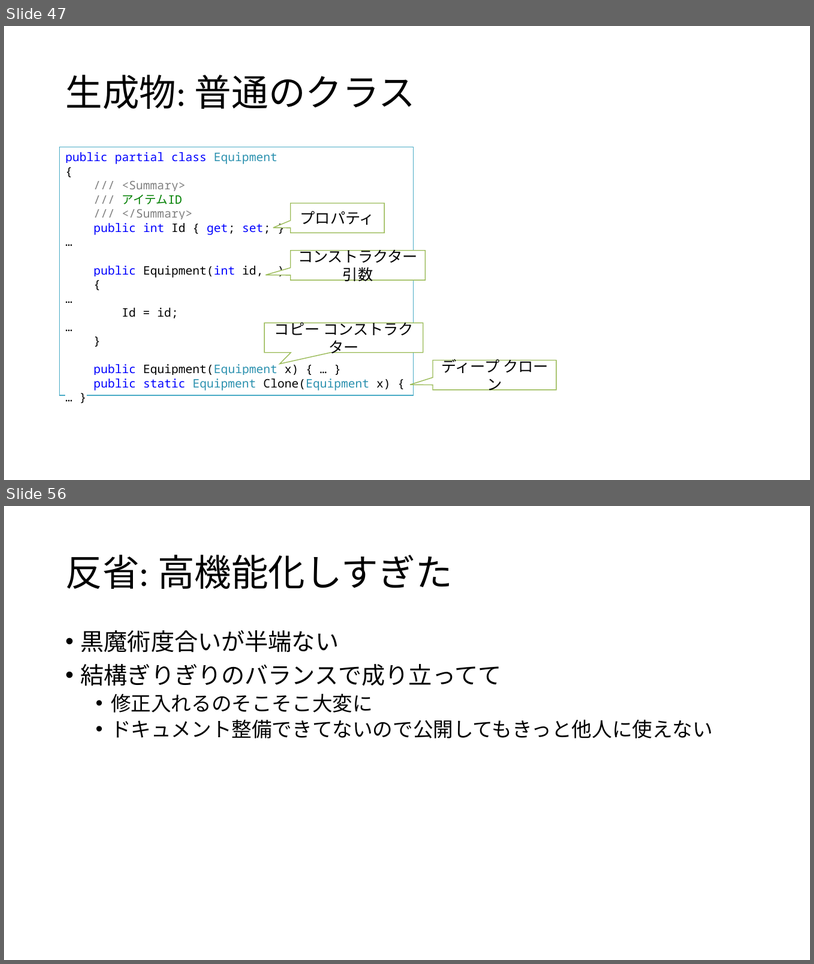
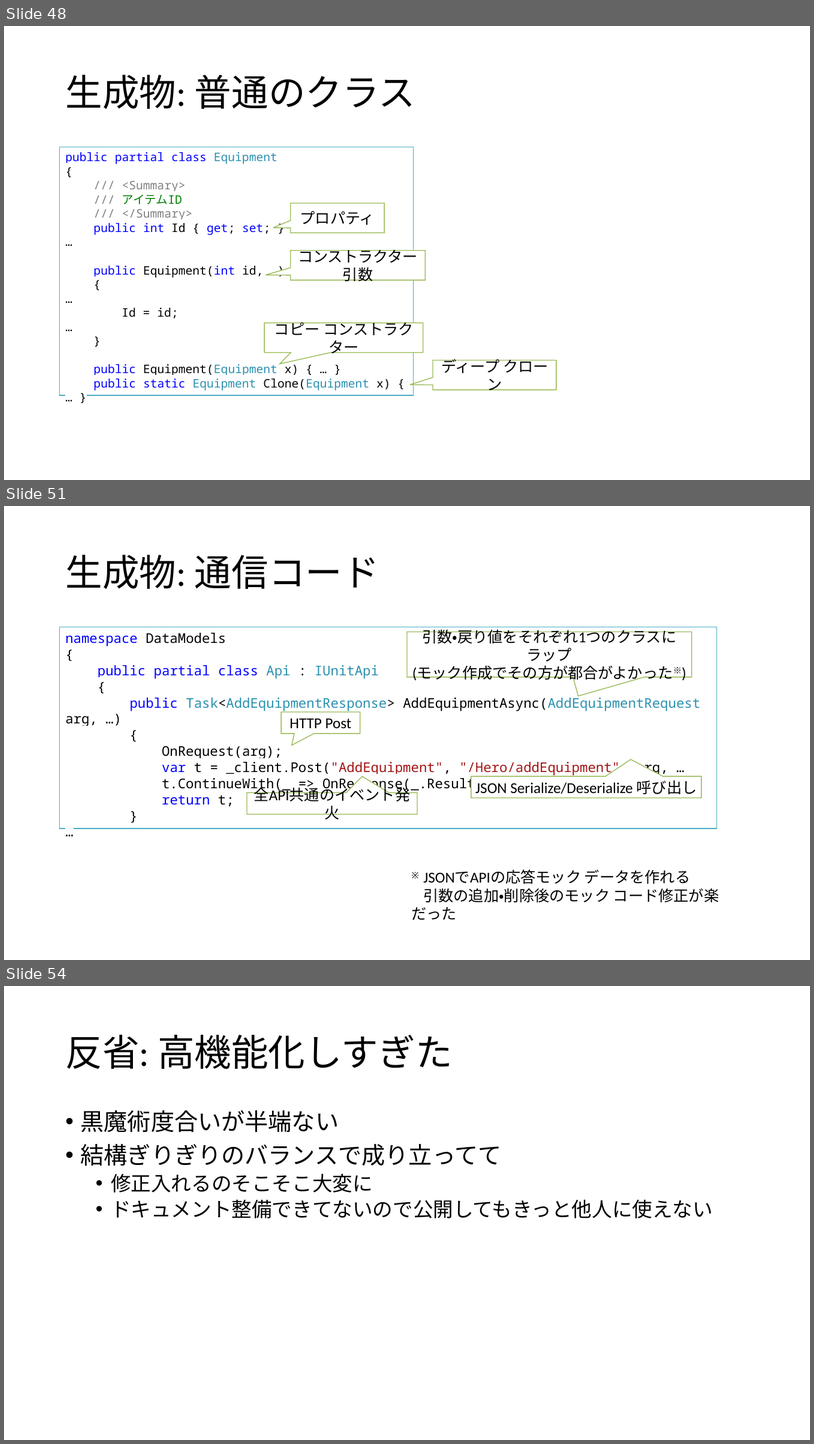
Before and after one commit to ppcuni/UnityCsharp20150321, a slide deck: doc/自社フレームワーク.pptx. Shown one above the other, each under a label of ours: slides 47 and 56 before the commit, slides 48, 51 and 54 after it; the slides between them are not shown. The pictures are 814x964 and 814x1444 pixels, drawn with LibreOffice and Linux fonts; fonts in the diff are those of the drawing. Boxes give left, top, right and bottom in pixels: in the first picture for what was removed or moved away, otherwise in the second. Text is boxed around its words. In the diff, an @@ line names an element or a change of style, - is before the commit and + after.

Commit message:
通信コード生成 の説明完成

```diff
--- a/doc/自社フレームワーク.pptx
+++ b/doc/自社フレームワーク.pptx
@@ slide 51 added at [4,506,810,960], background #FFFFFF @@
@@ title added at [65,555,380,589], 44 pt, text #000000 @@
+生成物: 通信コード
@@ rectangle added at [60,627,718,828], fill #FFFFFF, outline #4BACC6 1 pt, 16 pt, text #000000 @@
+namespace DataModels
+{
+public partial class Api : IUnitApi
+{
+public Task<AddEquipmentResponse> AddEquipmentAsync(AddEquipmentRequest arg, …)
+{
+OnRequest(arg);
+var t = _client.Post("AddEquipment", "/Hero/addEquipment", arg, …
+t.ContinueWith(_ => OnResponse(_.Result));
+return t;
+}
+…
@@ speech box added at [408,632,692,677], fill #FFFFFF, outline #9BBB59 1 pt, 18 pt, text #000000 @@
+引数・戻り値をそれぞれ1つのクラスにラップ
+(モック作成でその方が都合がよかった※)
@@ speech box added at [281,712,360,733], fill #FFFFFF, outline #9BBB59 1 pt, 18 pt, text #000000 @@
+HTTP Post
@@ speech box added at [247,793,418,814], fill #FFFFFF, outline #9BBB59 1 pt, 18 pt, text #000000 @@
+全API共通のイベント発火
@@ speech box added at [471,777,702,798], fill #FFFFFF, outline #9BBB59 1 pt, 18 pt, text #000000 @@
+JSON Serialize/Deserialize 呼び出し
@@ text added at [423,869,719,902], 18 pt, text #000000 @@
+※ JSONでAPIの応答モック データを作れる
+引数の追加・削除後のモック コード修正が楽だった
@@ what was slide 47 is now slide 48 @@
@@ what was slide 56 is now slide 54 @@
```
Also in this commit, not shown: 4 slides changed, 2 other slides added, 5 slides removed.
